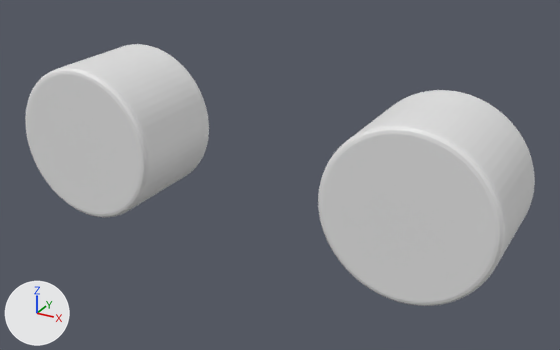
A saved change to the OBJ model examples/manufactured_solutions/assets/meshes/unseen/two_circles.obj.
One viewpoint serves both versions: a camera (50 mm lens) standing at (0.311, -0.525, 0.252) and looking at (0.019, 0.004, -0.013). Arrows for +X, +Y and +Z are at lower left; the lights stay in place. Where no turn or scale is listed for an object, it has been applied to the vertices.
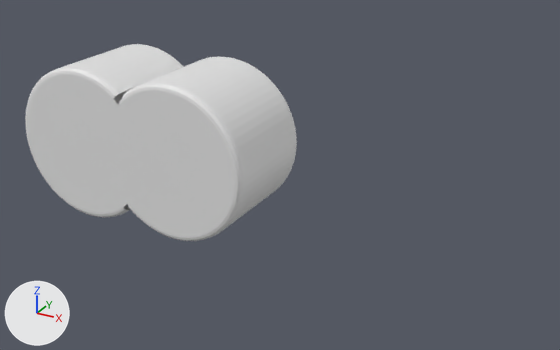
The newer file is also rescaled (x15.0), turned or shifted as a whole; pictures and numbers use the older file's frame.

Boxes (x1, y1, x2, y2) around the edits, measured in the pictures (560 x 350 px):
```json
{"object": "Cylinder.001", "change": "reshaped", "before": [25, 44, 209, 217], "after": [25, 44, 297, 241], "on screen": "48% wider, 14% taller"}
{"object": "Cylinder", "change": "deleted", "before": [318, 90, 535, 306]}
{"part": 1, "of": "me_cylinder_001", "change": "built on", "before": [111, 67, 209, 210], "after": [111, 57, 297, 241]}
```

Edits to the scene script, one JSON object a line:
```json
{"block": "me_cylinder_001", "where": "# used by ob_cylinder_001; location = (0.0, 0.0, 0.0)"}
{"op": "remove", "block": "me_cylinder_001", "code": "me_cylinder_001.from_pydata(...)  # 512 vertices, 450 faces; spans x -0.22..-0.08, y -0.05..0.05, z -0.07..0.07"}
{"op": "add", "block": "me_cylinder_001", "code": "me_cylinder_001.from_pydata(...)  # 814 vertices, 656 faces; spans x -0.22..0.0133, y -0.05..0.05, z -0.07..0.07"}
{"block": "me_cylinder_001", "change": "me_cylinder_001 part 1: 46 vertices moved from x -0.0998..-0.0803, y -0.05..0.0475, z -0.0412..0.0412 to x -0.1069..-0.0815, y -0.05..0.0475, z -0.0647..0.0647; 71 vertices removed from x -0.1023..-0.08, y -0.05..0.0493, z -0.0495..0.0495; 373 vertices added at x -0.1217..0.0133, y -0.05..0.05, z -0.07..0.07"}
{"op": "remove", "block": "ob_cylinder", "code": ["ob_cylinder = bpy.data.objects.new('Cylinder', me_cylinder)", "ob_cylinder.location = (0.0, 0.0, 0.0)"]}
```
